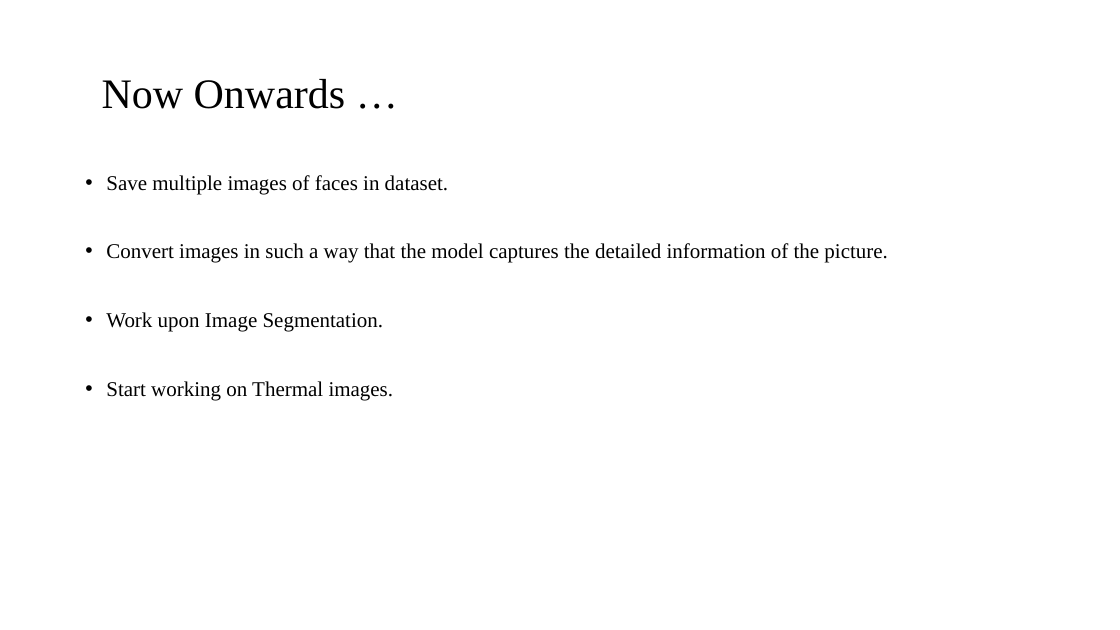
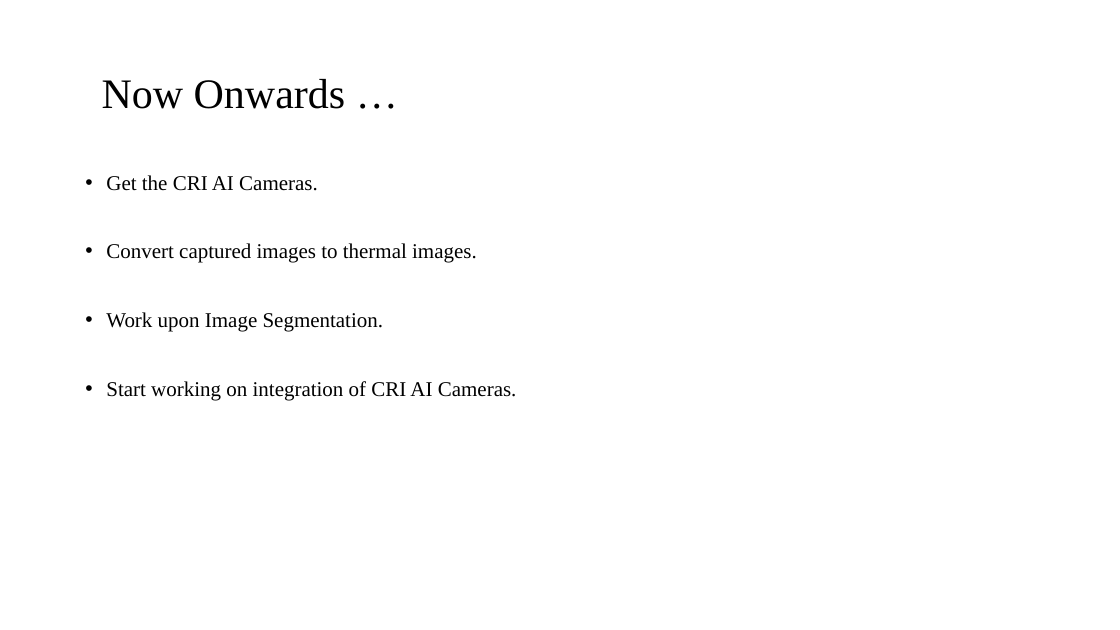
Before and after one commit to tilakpandya/Face_Recognition_Using_Thermal_Images, a slide deck: slide 8 of CRI AI Camaras.pptx. Drawn at 1120x630 pixels with LibreOffice and Linux fonts; fonts in the diff are those of the drawing; background and template pictures are left out. Boxes give left, top, right and bottom in pixels: in the first picture for what was removed or moved away, otherwise in the second. Text is boxed around its words. In the diff, an @@ line names an element or a change of style, - is before the commit and + after.

```diff
--- a/CRI AI Camaras.pptx
+++ b/CRI AI Camaras.pptx
@@ text at box(106, 175, 477, 263): text changed @@
-• Save multiple images of faces in dataset.
-• Convert images in such a way that the model captures the detailed information of the picture.
+• Get the CRI AI Cameras.
+• Convert captured images to thermal images.
@@ text at box(106, 381, 517, 400): text changed @@
-• Start working on Thermal images.
+• Start working on integration of CRI AI Cameras.
```
Also in this commit, not shown: 3 other slides changed, 1 other file.
